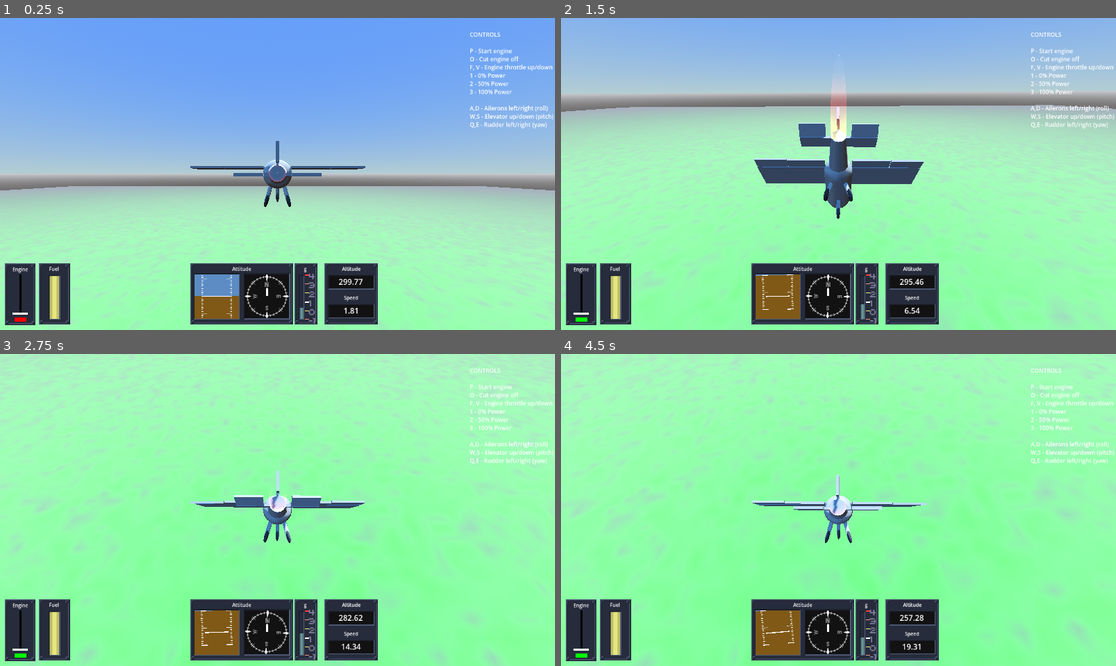
Above: before the commit, frames 1-4 (two rows, left to right).
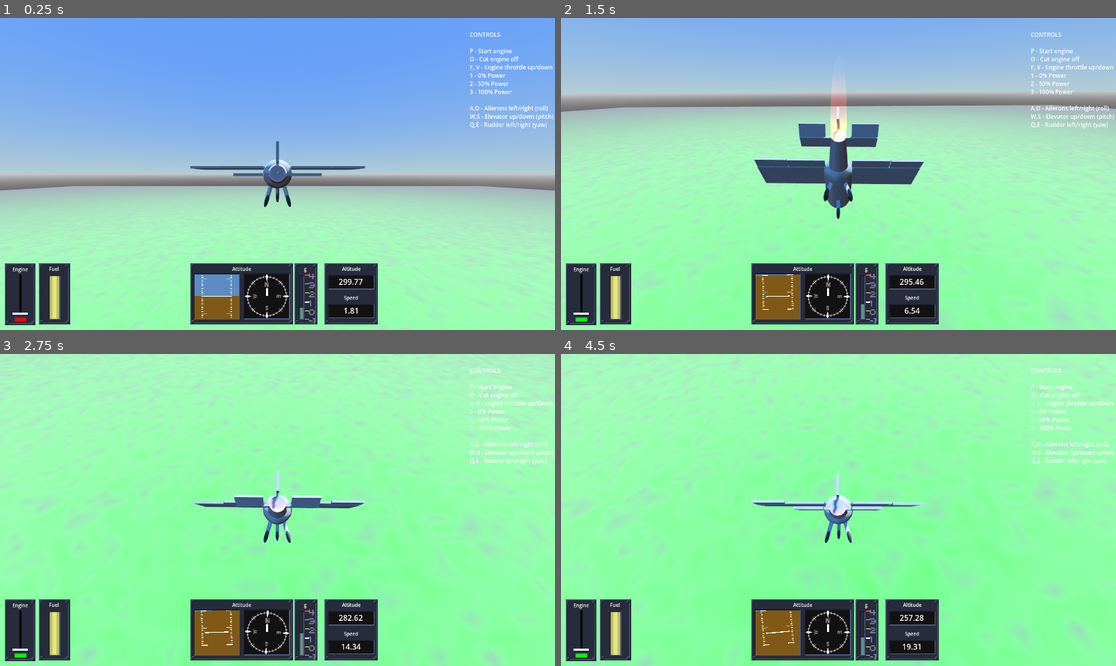
Above: after the commit, the same moments.

Repository: 100-Devs-1-Game/UndeadReckoning
Game: Godot game, scene res://test/aircraft_balancing_test.tscn
Two runs of this game, one before a commit and one after it. Both use one fixed random seed, a clock stepped at 60 frames per second and the inputs below. Sound files missing from this copy of the repository are replaced by a short silence.
Inputs (mouse positions are in pixels of both pictures, inside the frame that each line leads up to):
- Up to frame 1 (0.25 s): no input
- Up to frame 2 (1.5 s): tap Enter at 0.5 s; move the mouse to (866, 174) at 0.52 s; hold D 0.53-1.28 s; tap S (free_cam_back) at 0.6 s; click (866, 174) at 0.67 s; tap Space (ui_select) at 0.77, 1.07 s; move the mouse to (810, 174) at 1.27 s; hold A from 1.28 s (still down); tap Q (free_cam_down) at 1.35 s
- Up to frame 3 (2.75 s): tap Space (ui_select) at 1.52, 1.82 s; move the mouse to (288, 503) at 2.02 s; release A at 2.03 s; hold D from 2.03 s (still down); tap W (free_cam_forward) at 2.1 s
- Up to frame 4 (4.5 s): move the mouse to (832, 516) at 2.77 s; tap E (free_cam_up) at 2.85 s; click (832, 516) at 2.92 s; tap Space (ui_select) at 3.02, 3.32, 3.77, 4.07 s; move the mouse to (877, 513) at 3.52 s; release D at 3.53 s; hold A from 3.53 s (still down); tap Z at 3.6 s; move the mouse to (794, 506) at 4.27 s; tap P at 4.35 s

The runs differ from the first frame. In frame 1, 0.3% of the frame differs, in the area x 0-100%, y 39-61%; in frame 2, 0.4%, in the area x 0-100%, y 11-65%; in frame 3, 0.2%; in frame 4, 0.3%.

Commit message:
Plane
Basics Introduced, like plane cockpit, instruments, etc.

Diff:
--- /dev/null
+++ b/src/assets/materials/glass/glass_01.tres
@@ -0,0 +1,15 @@
+[gd_resource type="StandardMaterial3D" load_steps=3 format=3 uid="uid://fq4rahr5wcgx"]
+
+[ext_resource type="Texture2D" uid="uid://bgr14kmv88hk1" path="res://assets/materials/metal/green_metal/green_metal_rust_arm_1k.png" id="1_84tpl"]
+[ext_resource type="Texture2D" uid="uid://bk40kh84ukfqb" path="res://assets/materials/metal/green_metal/green_metal_rust_nor_dx_1k.png" id="2_l3tjk"]
+
+[resource]
+transparency = 1
+albedo_color = Color(1, 1, 1, 0.219608)
+metallic = 1.0
+metallic_texture = ExtResource("1_84tpl")
+roughness_texture = ExtResource("1_84tpl")
+normal_enabled = true
+normal_texture = ExtResource("2_l3tjk")
+ao_enabled = true
+ao_texture = ExtResource("1_84tpl")
--- /dev/null
+++ b/src/assets/materials/metal/aluminum_smudged/aluminum_smudged.tres
@@ -0,0 +1,15 @@
+[gd_resource type="StandardMaterial3D" load_steps=4 format=3 uid="uid://dtqwau83u74an"]
+
+[ext_resource type="Texture2D" uid="uid://bldsuk464cgcj" path="res://assets/materials/metal/aluminum_smudged/aluminum_smudged_albedo.jpg" id="1_u65wk"]
+[ext_resource type="Texture2D" uid="uid://ookvsi2fxv5w" path="res://assets/materials/metal/aluminum_smudged/aluminum_smudged_orm.jpg" id="2_00dxy"]
+[ext_resource type="Texture2D" uid="uid://dphsr26lrywr" path="res://assets/materials/metal/aluminum_smudged/aluminum_smudged_normal.jpg" id="3_aqlup"]
+
+[resource]
+albedo_texture = ExtResource("1_u65wk")
+metallic = 1.0
+metallic_texture = ExtResource("2_00dxy")
+roughness_texture = ExtResource("2_00dxy")
+normal_enabled = true
+normal_texture = ExtResource("3_aqlup")
+ao_enabled = true
+ao_texture = ExtResource("2_00dxy")
--- /dev/null
+++ b/src/assets/materials/metal/blue_plate/blue_plate.tres
@@ -0,0 +1,16 @@
+[gd_resource type="StandardMaterial3D" load_steps=4 format=3 uid="uid://b8f8jtvr2ia8v"]
+
+[ext_resource type="Texture2D" uid="uid://d2tgk73g4r627" path="res://assets/materials/metal/blue_plate/blue_metal_plate_diff_1k.jpg" id="1_kgxi6"]
+[ext_resource type="Texture2D" uid="uid://ceq68nlehfm0x" path="res://assets/materials/metal/blue_plate/blue_metal_plate_arm_1k.png" id="2_qucgb"]
+[ext_resource type="Texture2D" uid="uid://byeelu7mjrkcn" path="res://assets/materials/metal/blue_plate/blue_metal_plate_nor_dx_1k.png" id="3_0nv0e"]
+
+[resource]
+albedo_texture = ExtResource("1_kgxi6")
+metallic = 1.0
+metallic_texture = ExtResource("2_qucgb")
+roughness_texture = ExtResource("2_qucgb")
+normal_enabled = true
+normal_texture = ExtResource("3_0nv0e")
+ao_enabled = true
+ao_texture = ExtResource("2_qucgb")
+texture_filter = 0
--- /dev/null
+++ b/src/assets/materials/metal/generic/mg_01.tres
@@ -0,0 +1,11 @@
+[gd_resource type="StandardMaterial3D" load_steps=2 format=3 uid="uid://defuimwas8e16"]
+
+[ext_resource type="Texture2D" path="res://assets/materials/metal/mg_smudged/smudged_orm.png" id="1_51lv2"]
+
+[resource]
+albedo_color = Color(1, 0.967035, 0.992314, 1)
+metallic = 0.89
+roughness = 0.53
+normal_enabled = true
+normal_scale = 8.89
+ao_texture = ExtResource("1_51lv2")
--- /dev/null
+++ b/src/assets/materials/metal/green_metal/green_metal.tres
@@ -0,0 +1,17 @@
+[gd_resource type="StandardMaterial3D" load_steps=4 format=3 uid="uid://ckssw3wlh12wl"]
+
+[ext_resource type="Texture2D" uid="uid://cuv17nbsugj3a" path="res://assets/materials/metal/green_metal/green_metal_rust_diff_1k.png" id="1_aag0h"]
+[ext_resource type="Texture2D" uid="uid://bgr14kmv88hk1" path="res://assets/materials/metal/green_metal/green_metal_rust_arm_1k.png" id="2_m88ca"]
+[ext_resource type="Texture2D" uid="uid://bk40kh84ukfqb" path="res://assets/materials/metal/green_metal/green_metal_rust_nor_dx_1k.png" id="3_pev54"]
+
+[resource]
+albedo_texture = ExtResource("1_aag0h")
+metallic = 1.0
+metallic_texture = ExtResource("2_m88ca")
+roughness_texture = ExtResource("2_m88ca")
+normal_enabled = true
+normal_texture = ExtResource("3_pev54")
+ao_enabled = true
+ao_texture = ExtResource("2_m88ca")
+uv2_triplanar_sharpness = 150.0
+texture_filter = 0
--- /dev/null
+++ b/src/assets/models/instruments/instr_flight_stick.tscn
@@ -0,0 +1,11 @@
+[gd_scene load_steps=4 format=3 uid="uid://bs8gxj4osnhk3"]
+
+[ext_resource type="PackedScene" uid="uid://b8scqmy1adhrl" path="res://assets/models/instruments/instr_flight_stick.gltf" id="1_wxcwe"]
+[ext_resource type="Material" uid="uid://dtqwau83u74an" path="res://assets/materials/metal/aluminum_smudged/aluminum_smudged.tres" id="2_68gnd"]
+[ext_resource type="Material" uid="uid://ckssw3wlh12wl" path="res://assets/materials/metal/green_metal/green_metal.tres" id="2_uhwbd"]
+
+[node name="flight_stick" instance=ExtResource("1_wxcwe")]
+
+[node name="instr_flight_stick" parent="." index="0"]
+surface_material_override/0 = ExtResource("2_68gnd")
+surface_material_override/1 = ExtResource("2_uhwbd")
--- /dev/null
+++ b/src/assets/models/instruments/knob_01.tscn
@@ -0,0 +1,14 @@
+[gd_scene load_steps=4 format=3 uid="uid://d0p7p0bbvhnji"]
+
+[ext_resource type="PackedScene" uid="uid://bfldi2gkg1oqv" path="res://assets/models/instruments/knob_01.gltf" id="1_xvc81"]
+[ext_resource type="Material" uid="uid://dtqwau83u74an" path="res://assets/materials/metal/aluminum_smudged/aluminum_smudged.tres" id="2_7y63o"]
+[ext_resource type="Material" uid="uid://ckssw3wlh12wl" path="res://assets/materials/metal/green_metal/green_metal.tres" id="3_3jtff"]
+
+[node name="knob_01" instance=ExtResource("1_xvc81")]
+
+[node name="knob_01" parent="." index="0"]
+transform = Transform3D(0.0039905, 0, 0, 0, 0.00103282, -0.00385452, 0, 0.00385452, 0.00103282, 0, 0, 0.005)
+surface_material_override/0 = ExtResource("2_7y63o")
+
+[node name="knob_base" parent="." index="1"]
+surface_material_override/0 = ExtResource("3_3jtff")
--- /dev/null
+++ b/src/assets/models/instruments/radial_01.tscn
@@ -0,0 +1,14 @@
+[gd_scene load_steps=5 format=3 uid="uid://cy4ciie7pvopa"]
+
+[ext_resource type="PackedScene" uid="uid://bgllv7lsa436b" path="res://assets/models/instruments/radial_01.gltf" id="1_74cdb"]
+[ext_resource type="Material" uid="uid://ckssw3wlh12wl" path="res://assets/materials/metal/green_metal/green_metal.tres" id="2_u8jki"]
+[ext_resource type="Texture2D" uid="uid://grc0f5kcgq87" path="res://assets/materials/prototype/texture_07.png" id="3_u8jki"]
+
+[sub_resource type="StandardMaterial3D" id="StandardMaterial3D_yclpe"]
+albedo_texture = ExtResource("3_u8jki")
+
+[node name="radial_01" instance=ExtResource("1_74cdb")]
+
+[node name="radial_01" parent="." index="0"]
+surface_material_override/0 = ExtResource("2_u8jki")
+surface_material_override/1 = SubResource("StandardMaterial3D_yclpe")
--- /dev/null
+++ b/src/assets/models/instruments/radio_stack.tscn
@@ -0,0 +1,14 @@
+[gd_scene load_steps=5 format=3 uid="uid://cwpiqvr12p2vi"]
+
+[ext_resource type="PackedScene" uid="uid://bfmpr6dtx06xy" path="res://assets/models/instruments/radio_stack.gltf" id="1_nyoid"]
+[ext_resource type="Material" uid="uid://ckssw3wlh12wl" path="res://assets/materials/metal/green_metal/green_metal.tres" id="2_nk8oi"]
+[ext_resource type="Texture2D" uid="uid://grc0f5kcgq87" path="res://assets/materials/prototype/texture_07.png" id="3_nk8oi"]
+
+[sub_resource type="StandardMaterial3D" id="StandardMaterial3D_4vocc"]
+albedo_texture = ExtResource("3_nk8oi")
+
+[node name="radio_stack" instance=ExtResource("1_nyoid")]
+
+[node name="radio_stack" parent="." index="0"]
+surface_material_override/0 = ExtResource("2_nk8oi")
+surface_material_override/1 = SubResource("StandardMaterial3D_4vocc")
--- /dev/null
+++ b/src/assets/models/instruments/radio_stack_02.tscn
@@ -0,0 +1,14 @@
+[gd_scene load_steps=5 format=3 uid="uid://ib4uys5x1qgc"]
+
+[ext_resource type="PackedScene" uid="uid://ph4u60f544i4" path="res://assets/models/instruments/radio_stack_02.gltf" id="1_87jjg"]
+[ext_resource type="Material" uid="uid://ckssw3wlh12wl" path="res://assets/materials/metal/green_metal/green_metal.tres" id="2_omqrs"]
+[ext_resource type="Texture2D" uid="uid://grc0f5kcgq87" path="res://assets/materials/prototype/texture_07.png" id="3_omqrs"]
+
+[sub_resource type="StandardMaterial3D" id="StandardMaterial3D_e7s84"]
+albedo_texture = ExtResource("3_omqrs")
+
+[node name="radio_stack_02" instance=ExtResource("1_87jjg")]
+
+[node name="radio_stack_02" parent="." index="0"]
+surface_material_override/0 = ExtResource("2_omqrs")
+surface_material_override/1 = SubResource("StandardMaterial3D_e7s84")
--- /dev/null
+++ b/src/assets/models/instruments/throttle_quadrant.tscn
@@ -0,0 +1,14 @@
+[gd_scene load_steps=4 format=3 uid="uid://cgct5clwynmgk"]
+
+[ext_resource type="PackedScene" uid="uid://csiqvr5pkk0hq" path="res://assets/models/instruments/throttle_quadrant.gltf" id="1_soju5"]
+[ext_resource type="Material" uid="uid://dtqwau83u74an" path="res://assets/materials/metal/aluminum_smudged/aluminum_smudged.tres" id="2_soju5"]
+[ext_resource type="Material" uid="uid://b8f8jtvr2ia8v" path="res://assets/materials/metal/blue_plate/blue_plate.tres" id="3_soju5"]
+
+[node name="throttle_quadrant" instance=ExtResource("1_soju5")]
+
+[node name="throttle_quadrant_lever" parent="." index="0"]
+surface_material_override/0 = ExtResource("2_soju5")
+
+[node name="throttle_quadrant_base" parent="." index="1"]
+visible = false
+surface_material_override/0 = ExtResource("3_soju5")
--- /dev/null
+++ b/src/assets/models/plane/dots_deco.tscn
@@ -0,0 +1,10 @@
+[gd_scene load_steps=3 format=3 uid="uid://b44slgwlcvl04"]
+
+[ext_resource type="PackedScene" uid="uid://e1oh4huqd64w" path="res://assets/models/plane/dots_deco.gltf" id="1_170hu"]
+[ext_resource type="Material" uid="uid://ckssw3wlh12wl" path="res://assets/materials/metal/green_metal/green_metal.tres" id="2_64vxd"]
+
+[node name="dots_deco" instance=ExtResource("1_170hu")]
+
+[node name="dots_deco" parent="." index="0"]
+cast_shadow = 0
+surface_material_override/0 = ExtResource("2_64vxd")
--- /dev/null
+++ b/src/assets/models/plane/plane.tscn
@@ -0,0 +1,94 @@
+[gd_scene load_steps=16 format=3 uid="uid://m204k2v25wye"]
+
+[ext_resource type="PackedScene" uid="uid://fgr0uv4xtgkl" path="res://assets/models/plane/plane.gltf" id="1_7ts01"]
+[ext_resource type="Material" uid="uid://ckssw3wlh12wl" path="res://assets/materials/metal/green_metal/green_metal.tres" id="1_hlqws"]
+[ext_resource type="Material" uid="uid://b8f8jtvr2ia8v" path="res://assets/materials/metal/blue_plate/blue_plate.tres" id="2_5cyta"]
+[ext_resource type="Material" uid="uid://fq4rahr5wcgx" path="res://assets/materials/glass/glass_01.tres" id="3_5cyta"]
+[ext_resource type="PackedScene" uid="uid://b44slgwlcvl04" path="res://assets/models/plane/dots_deco.tscn" id="4_5v7an"]
+[ext_resource type="PackedScene" uid="uid://bs8gxj4osnhk3" path="res://assets/models/instruments/instr_flight_stick.tscn" id="5_r7kof"]
+[ext_resource type="PackedScene" uid="uid://cy4ciie7pvopa" path="res://assets/models/instruments/radial_01.tscn" id="6_dyvm2"]
+[ext_resource type="PackedScene" uid="uid://cgct5clwynmgk" path="res://assets/models/instruments/throttle_quadrant.tscn" id="7_xg0v6"]
+[ext_resource type="PackedScene" uid="uid://d0p7p0bbvhnji" path="res://assets/models/instruments/knob_01.tscn" id="8_6ipko"]
+[ext_resource type="PackedScene" uid="uid://cwpiqvr12p2vi" path="res://assets/models/instruments/radio_stack.tscn" id="8_cu6rx"]
+[ext_resource type="PackedScene" uid="uid://ib4uys5x1qgc" path="res://assets/models/instruments/radio_stack_02.tscn" id="11_hdn0j"]
+
+[sub_resource type="PhysicalSkyMaterial" id="PhysicalSkyMaterial_hdn0j"]
+rayleigh_coefficient = 0.0
+
+[sub_resource type="Sky" id="Sky_cu6rx"]
+sky_material = SubResource("PhysicalSkyMaterial_hdn0j")
+
+[sub_resource type="Environment" id="Environment_6ipko"]
+background_mode = 2
+sky = SubResource("Sky_cu6rx")
+tonemap_mode = 3
+sdfgi_enabled = true
+glow_enabled = true
+glow_intensity = 0.98
+
+[sub_resource type="PlaneMesh" id="PlaneMesh_xg0v6"]
+
+[node name="plane" instance=ExtResource("1_7ts01")]
+
+[node name="WorldEnvironment" type="WorldEnvironment" parent="." index="0"]
+environment = SubResource("Environment_6ipko")
+
+[node name="Camera3D" type="Camera3D" parent="." index="1"]
+transform = Transform3D(-1, 0, -8.74228e-08, 0, 1, 0, 8.74228e-08, 0, -1, 0, 1.8202, -0.14604)
+
+[node name="OmniLight3D" type="OmniLight3D" parent="." index="2"]
+transform = Transform3D(1, 0, 0, 0, 1, 0, 0, 0, 1, 0, 1.77172, 0)
+visible = false
+light_energy = 0.15
+omni_range = 1.102
+
+[node name="plane_propeller" parent="." index="3"]
+surface_material_override/0 = ExtResource("1_hlqws")
+
+[node name="plane_body" parent="." index="4"]
+surface_material_override/0 = ExtResource("1_hlqws")
+surface_material_override/1 = ExtResource("2_5cyta")
+
+[node name="blocking_plane_01" type="MeshInstance3D" parent="." index="5"]
+transform = Transform3D(-0.965926, 0.258819, 1.13133e-08, 0, -4.37114e-08, 1, 0.258819, 0.965926, 4.2222e-08, 0, 1.3745, -0.118947)
+mesh = SubResource("PlaneMesh_xg0v6")
+surface_material_override/0 = ExtResource("1_hlqws")
+
+[node name="plane_dashboard" parent="." index="6"]
+surface_material_override/0 = ExtResource("1_hlqws")
+
+[node name="dots_deco" parent="." index="7" instance=ExtResource("4_5v7an")]
+
+[node name="plane_glass" parent="." index="8"]
+cast_shadow = 0
+surface_material_override/0 = ExtResource("3_5cyta")
+
+[node name="flight_stick" parent="." index="9" instance=ExtResource("5_r7kof")]
+transform = Transform3D(1, 0, 0, 0, 1, 0, 0, 0, 1, 0, 1.253, 0.211)
+
+[node name="throttle_quadrant" parent="." index="10" instance=ExtResource("7_xg0v6")]
+transform = Transform3D(1, 0, 0, 0, 1, 0, 0, 0, 1, -0.203, 1.575, 0.211)
+
+[node name="radial_01" parent="." index="11" instance=ExtResource("6_dyvm2")]
+transform = Transform3D(-1, 8.74228e-08, 0, 5.50455e-09, 0.0629648, -0.998016, -8.72493e-08, -0.998016, -0.0629648, 0.15, 1.71, 0.476)
+
+[node name="radial_02" parent="." index="12" instance=ExtResource("6_dyvm2")]
+transform = Transform3D(-1, 8.74228e-08, 0, 3.38342e-09, 0.0387018, -0.999251, -8.73573e-08, -0.999251, -0.0387018, 0.15, 1.61, 0.476)
+
+[node name="radial_03" parent="." index="13" instance=ExtResource("6_dyvm2")]
+transform = Transform3D(-1, 8.74228e-08, 0, 3.38342e-09, 0.0387018, -0.999251, -8.73573e-08, -0.999251, -0.0387018, 0.24, 1.61, 0.476)
+
+[node name="radial_04" parent="." index="14" instance=ExtResource("6_dyvm2")]
+transform = Transform3D(-1, 8.74228e-08, 0, 3.38342e-09, 0.0387018, -0.999251, -8.73573e-08, -0.999251, -0.0387018, 0.24, 1.71, 0.476)
+
+[node name="radial_05" parent="." index="15" instance=ExtResource("6_dyvm2")]
+transform = Transform3D(-0.448303, -0.0390186, -0.00151114, 1.52245e-09, 0.0174148, -0.449663, 0.0390478, -0.447967, -0.0173491, 0.310292, 1.63576, 0.472516)
+
+[node name="knob_01" parent="." index="16" instance=ExtResource("8_6ipko")]
+transform = Transform3D(1, 0, 0, 0, 1, 0, 0, 0, 1, 0.15, 1.5, 0.470816)
+
+[node name="radio_stack" parent="." index="17" instance=ExtResource("8_cu6rx")]
+transform = Transform3D(0.0954287, 0, -0.995436, 0, 1, 0, 0.995436, 0, 0.0954287, 0.348513, 1.68337, 0.492735)
+
+[node name="radio_stack_02" parent="." index="18" instance=ExtResource("11_hdn0j")]
+transform = Transform3D(1.79, 0, 0, 0, 1.79, 0, 0, 0, 1.79, -0.15, 1.68, 0.525853)
--- a/src/project.godot
+++ b/src/project.godot
@@ -17,7 +17,7 @@
 
 [editor_plugins]
 
-enabled=PackedStringArray("res://addons/script-ide/plugin.cfg")
+enabled=PackedStringArray()
 
 [input]
 
@@ -41,3 +41,9 @@
 "events": [Object(InputEventKey,"resource_local_to_scene":false,"resource_name":"","device":-1,"window_id":0,"alt_press …(192 unchanged characters)…
 ]
 }
+
+[rendering]
+
+anti_aliasing/quality/msaa_3d=3
+anti_aliasing/quality/screen_space_aa=1
+anti_aliasing/quality/use_taa=true
Binary file added: src/assets/materials/metal/aluminum_smudged/aluminum_smudged_albedo.jpg
Not shown, added: src/assets/materials/metal/aluminum_smudged/aluminum_smudged_albedo.jpg.import
Binary file added: src/assets/materials/metal/aluminum_smudged/aluminum_smudged_normal.jpg
Not shown, added: src/assets/materials/metal/aluminum_smudged/aluminum_smudged_normal.jpg.import
Binary file added: src/assets/materials/metal/aluminum_smudged/aluminum_smudged_orm.jpg
Not shown, added: src/assets/materials/metal/aluminum_smudged/aluminum_smudged_orm.jpg.import
Binary file added: src/assets/materials/metal/blue_plate/blue_metal_plate_arm_1k.png
Not shown, added: src/assets/materials/metal/blue_plate/blue_metal_plate_arm_1k.png.import
Binary file added: src/assets/materials/metal/blue_plate/blue_metal_plate_diff_1k.jpg
Not shown, added: src/assets/materials/metal/blue_plate/blue_metal_plate_diff_1k.jpg.import
Binary file added: src/assets/materials/metal/blue_plate/blue_metal_plate_nor_dx_1k.png
Not shown, added: src/assets/materials/metal/blue_plate/blue_metal_plate_nor_dx_1k.png.import
(and 32 more such lines)
